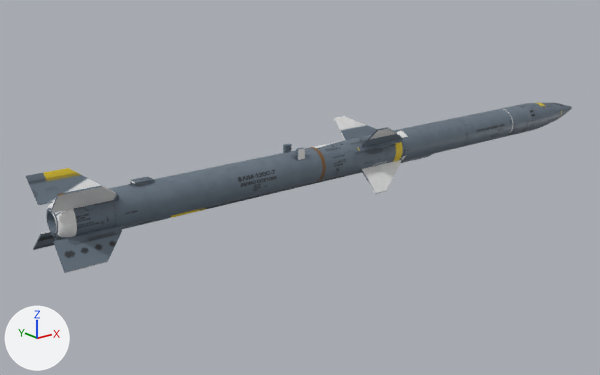
An edit to the glTF model web/src/assets/aim120c.glb, drawn before and after from the same camera.
Before and after are seen from a 50 mm camera at (-2.86, -3.17, 1.16) aimed at (-0.16, 0.2, -0.19). Every picture has the same lights, and +X, +Y and +Z are marked at lower left. The older version comes first. Vertices at exactly the same position are counted once.

Script lines for the objects in view, before the commit:
```python
ob_body = bpy.data.objects.new('body', me_body)
ob_body.location = (0.0, 0.0, 0.0)
ob_fin_lower_right = bpy.data.objects.new('fin_lower_right', me_fin_lower_right)
ob_fin_lower_right.location = (-1.492, -0.063, -0.063)
ob_fin_upper_left = bpy.data.objects.new('fin_upper_left', me_fin_upper_left)
ob_fin_upper_left.location = (-1.492, 0.063, 0.063)
ob_fin_upper_right = bpy.data.objects.new('fin_upper_right', me_fin_upper_right)
ob_fin_upper_right.location = (-1.492, -0.063, 0.063)
ob_fittings = bpy.data.objects.new('fittings', me_fittings)
ob_fittings.location = (0.0, 0.0, 0.0)
ob_wing_lower_right = bpy.data.objects.new('wing_lower_right', me_wing_lower_right)
ob_wing_lower_right.location = (0.0, 0.0, 0.0)
ob_wing_upper_left = bpy.data.objects.new('wing_upper_left', me_wing_upper_left)
ob_wing_upper_left.location = (0.0, 0.0, 0.0)
```
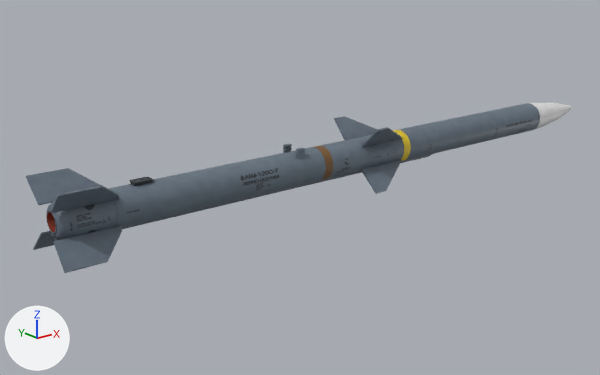
Boxes [x1, y1, x2, y2] around the edits, measured in the pictures (600 x 375 px; the box of a moved part takes in the faces that stretch with it):
part 1 of me_body, reshaped
    before: [70, 147, 326, 237]
    after: [50, 103, 540, 237]
part 2 of me_body, surface changed
    both: [46, 103, 572, 240]
part 3 of me_wing_lower_right, surface changed (grey to blue)
    both: [361, 160, 402, 194]
part 4 of me_wing_upper_left, surface changed (grey to blue)
    both: [334, 116, 377, 140]
part 5 of me_fin_upper_right, moved or reshaped
    both: [51, 187, 119, 213]
part 6 of me_fin_upper_right, surface changed
    both: [51, 185, 119, 213]
part 7 of me_fin_upper_left, moved or reshaped
    both: [28, 168, 101, 204]
part 8 of me_fittings, deleted
    before: [283, 145, 305, 160]
part 9 of me_fittings, surface changed
    both: [51, 145, 390, 240]

The edits, one by one:
me_body is used by ob_body; location (0.0, 0.0, 0.0).
me_body had 721 vertices, 1438 faces and spanned x -1.64..2.02, y -0.09..0.09, z -0.09..0.09.
me_body now has 821 vertices, 1609 faces and spans x -1.64..2.02, y -0.09..0.09, z -0.09..0.09.
me_body part 1: 34 vertices moved within x -1.56..2.02, y -0.09..0.09, z -0.09..0.09; 11 vertices removed from x -1.63..0.39, y 0.0, z -0.09..-0.07; 111 vertices added at x -1.64..2.02, y -0.09..0.09, z -0.09..0.09.
me_body part 2: 1150 kept faces spanning x -1.64..2.02, y -0.09..0.09, z -0.09..0.09 get new texture (UV) coordinates.
me_wing_lower_right is used by ob_wing_lower_right; location (0.0, 0.0, 0.0).
me_wing_lower_right had 8 vertices, 12 faces and spanned x 0.043..0.345, y -0.173..-0.06, z -0.173..-0.06.
me_wing_lower_right now has 8 vertices, 10 faces and spans x 0.043..0.345, y -0.173..-0.06, z -0.173..-0.06.
me_wing_lower_right part 3: 10 kept faces spanning x 0.043..0.345, y -0.173..-0.06, z -0.173..-0.06 get new texture (UV) coordinates.
Edits to the shape of me_wing_lower_right do not show in these pictures.
me_wing_upper_left is used by ob_wing_upper_left; location (0.0, 0.0, 0.0).
me_wing_upper_left had 8 vertices, 12 faces and spanned x 0.043..0.345, y 0.06..0.173, z 0.06..0.173.
me_wing_upper_left now has 8 vertices, 10 faces and spans x 0.043..0.345, y 0.06..0.173, z 0.06..0.173.
me_wing_upper_left part 4: 10 kept faces spanning x 0.043..0.345, y 0.06..0.173, z 0.06..0.173 get new texture (UV) coordinates.
Edits to the shape of me_wing_upper_left do not show in these pictures.
me_fin_upper_right has 10 vertices, 16 faces and spans x -0.17..0.136, y -0.104..0.003, z -0.003..0.104.
me_fin_upper_right is used by ob_fin_upper_right; location (-1.492, -0.063, 0.063).
Part 5, on me_fin_upper_right:
5 faces are deleted.
5 new faces join them.
me_fin_upper_right part 6: 11 kept faces spanning x -0.17..0.136, y -0.104..0.003, z -0.003..0.104 get new texture (UV) coordinates.
me_fin_upper_left has 10 vertices, 16 faces and spans x -0.17..0.136, y -0.003..0.104, z -0.003..0.104.
me_fin_upper_left is used by ob_fin_upper_left; location (-1.492, 0.063, 0.063).
Part 7, on me_fin_upper_left:
5 faces are deleted.
5 new faces join them.
me_fittings is used by ob_fittings; location (0.0, 0.0, 0.0).
me_fittings had 1078 vertices, 2116 faces and spanned x -1.64..0.65, y -0.08..0.08, z -0.1..0.12.
me_fittings now has 1053 vertices, 1845 faces and spans x -1.64..0.65, y -0.08..0.08, z -0.1..0.12.
me_fittings part 8: 8 vertices removed from x -0.38..-0.34, y -0.06..0.06, z 0.06.
me_fittings part 9: 1706 kept faces spanning x -1.64..0.65, y -0.08..0.08, z -0.1..0.12 get new texture (UV) coordinates.
Other edits to the shape of me_fittings do not show in these pictures.
